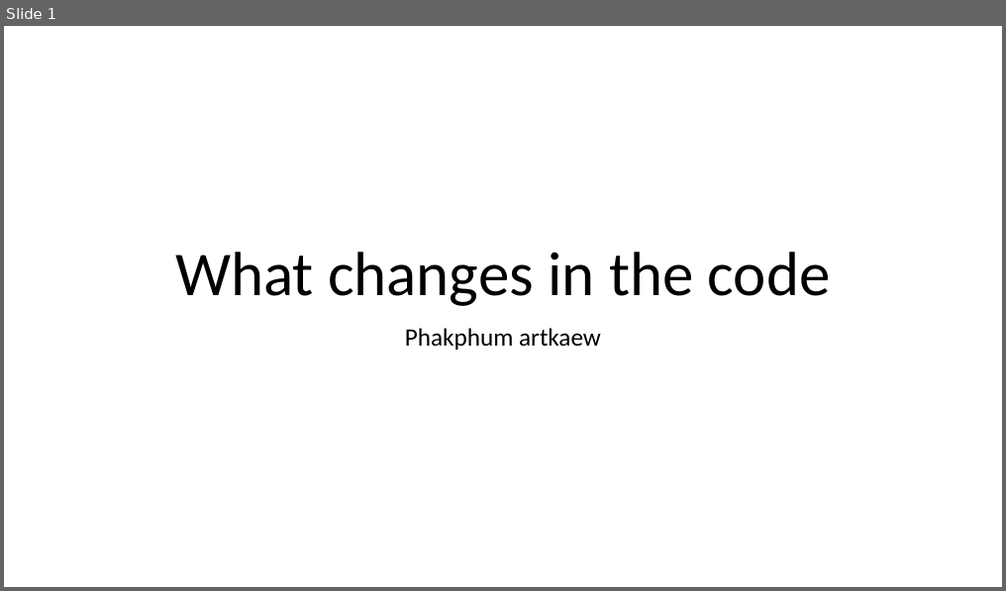
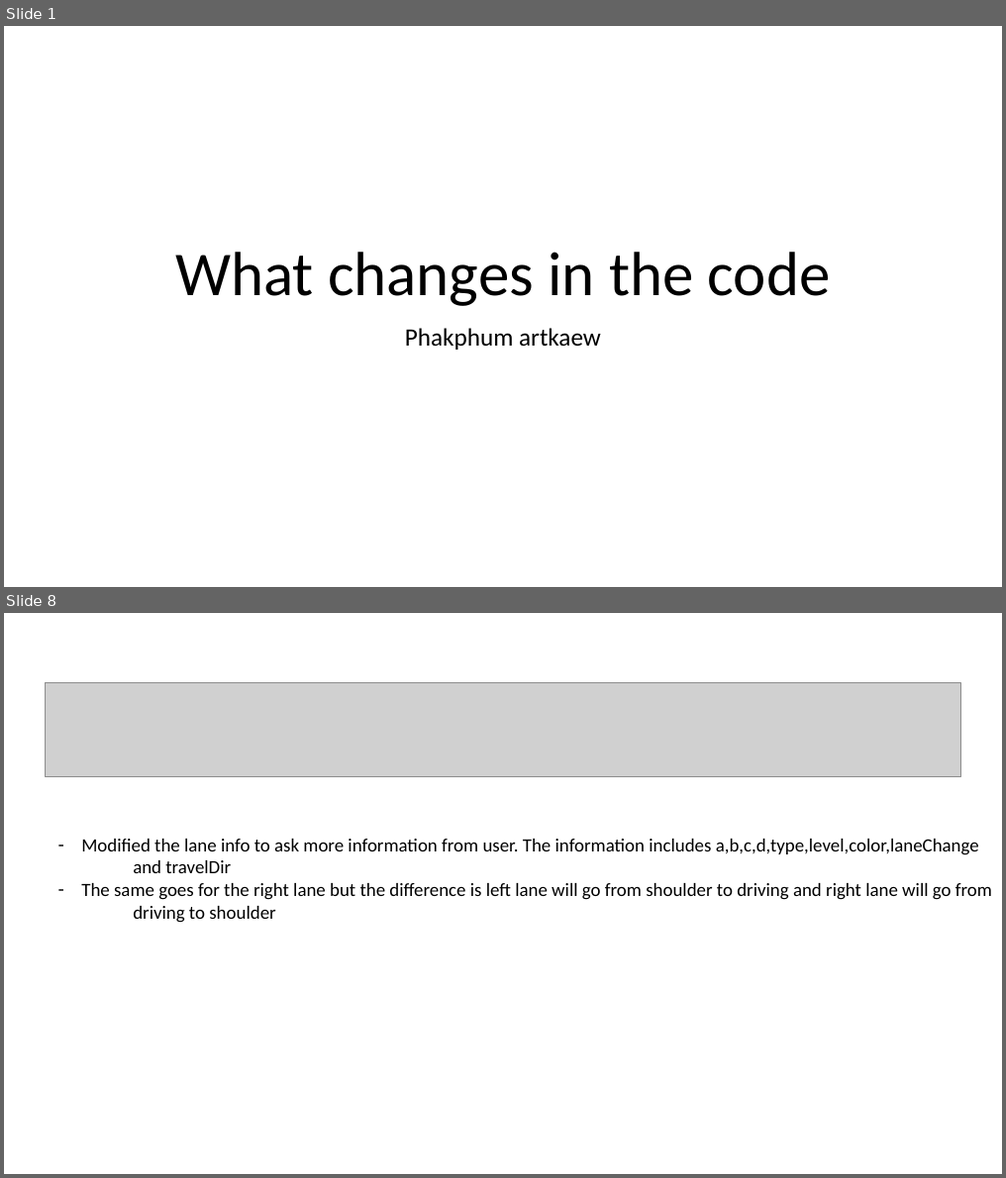
Before and after one commit to ivsg-psu/PathPlanning_MapTools_ParseXODR, a slide deck: Documents/xodr_changes_in_code.pptx. Shown one above the other, each under a label of ours: slide 1 before the commit, slides 1 and 8 after it; the slides between them are not shown. The pictures are 1006x591 and 1006x1178 pixels, drawn with LibreOffice and Linux fonts; fonts in the diff are those of the drawing; grey boxes stand for pictures. Boxes give left, top, right and bottom in pixels: in the first picture for what was removed or moved away, otherwise in the second. Text is boxed around its words. In the diff, an @@ line names an element or a change of style, - is before the commit and + after.

```diff
--- a/Documents/xodr_changes_in_code.pptx
+++ b/Documents/xodr_changes_in_code.pptx
@@ slide 8 added at [4,613,1002,1174], background #FFFFFF @@
@@ picture added at [46,683,961,777] @@
@@ text added at [81,839,992,923], 18 pt, text #000000 @@
+– Modified the lane info to ask more information from user. The information includes a,b,c,d,type,level,color,laneChange
+and travelDir
+– The same goes for the right lane but the difference is left lane will go from shoulder to driving and right lane will go from
+driving to shoulder
```
Also in this commit, not shown: 8 other slides added, 1 slide removed.
